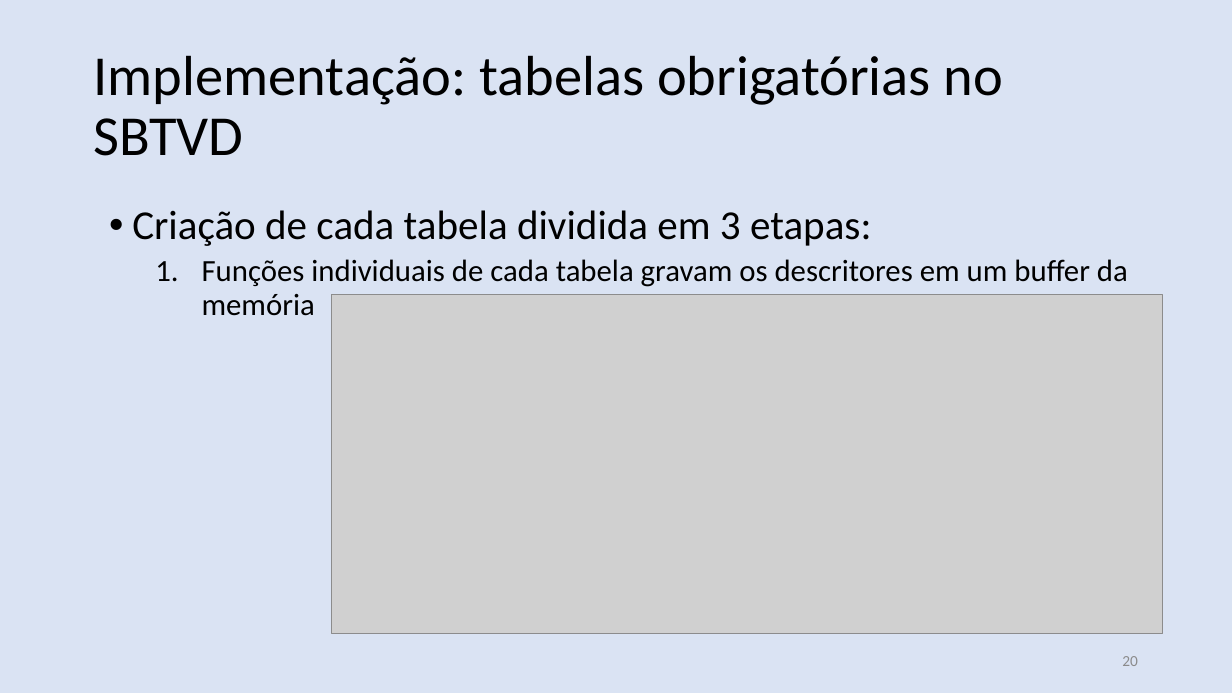
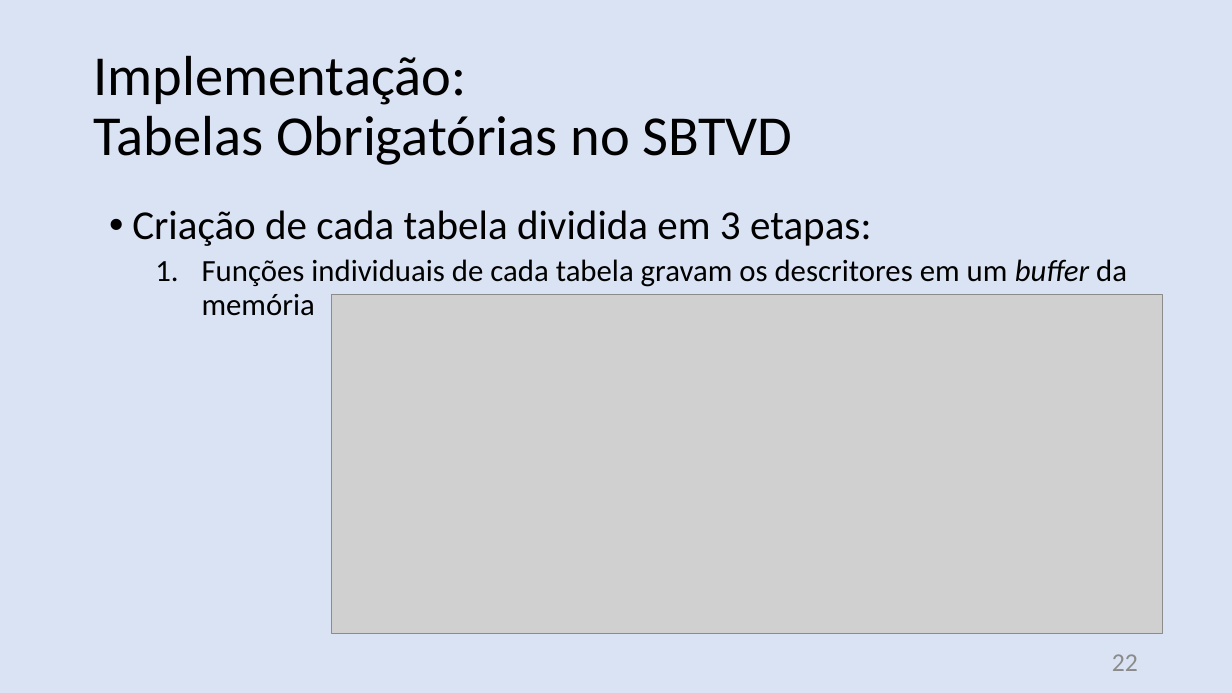
Before and after one commit to nasall2/TCC, a slide deck: slide 22 of relatorio/abntex2-modelos-1.9.2/figuras/apresentacao.pptx (slide 20 before the commit). Drawn at 1232x693 pixels with LibreOffice and Linux fonts; fonts in the diff are those of the drawing; grey boxes stand for pictures. Boxes give left, top, right and bottom in pixels: in the first picture for what was removed or moved away, otherwise in the second. Text is boxed around its words. In the diff, an @@ line names an element or a change of style, - is before the commit and + after.

```diff
--- a/relatorio/abntex2-modelos-1.9.2/figuras/apresentacao.pptx
+++ b/relatorio/abntex2-modelos-1.9.2/figuras/apresentacao.pptx
@@ text at (94, 55, 793, 165): text changed @@
-Implementação: tabelas obrigatórias no SBTVD
+Implementação:
+Tabelas Obrigatórias no SBTVD
@@ text at (202, 259, 1127, 316): italic on in "buffer" @@
@@ page number at (1112, 654, 1138, 671): text changed; size 12 to 20 pt @@
-20
+22
```
Also in this commit, not shown: 12 other slides changed, 3 slides added.
